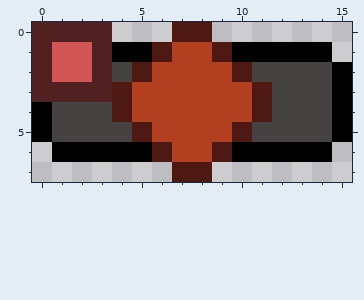
One commit to this pixel-art sprite: tilesets/voided/images/objects/solarlightsensor.png. Above: the version before the commit.
The file is 16x8 pixels.
After:
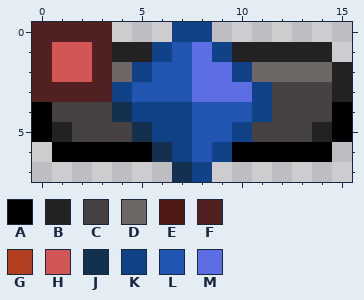
Palette (. is transparent): A #000000  B #222222  C #464241  D #6d6765  E #4f1913  F #512121  G #b24020  H #d35656  J #13304f  K #114287  L #2055b2  M #5d6de3
The exact change:
y 0: x 7..8 EE -> KK
y 1: x 4..14 AAEGGEAAAAA -> BBKLMKBBBBB
y 2: x 4..15 CEGGGGECCCCA -> DKLLMMKDDDDB
y 3: x 4..11 EGGGGGGE -> KLLLMMMK; x 15 A -> B
y 4: x 4..11 EGGGGGGE -> JKKKLLLK
y 5: x 1 C -> B; x 5..10 EGGGGE -> JKKLLK; x 14 C -> B
y 6: x 6..9 EGGE -> JKLK
y 7: x 7..8 EE -> JK
Changed places in both pictures, as pixel boxes (x1, y1, x2, y2):
changed: (52, 22, 352, 182)
